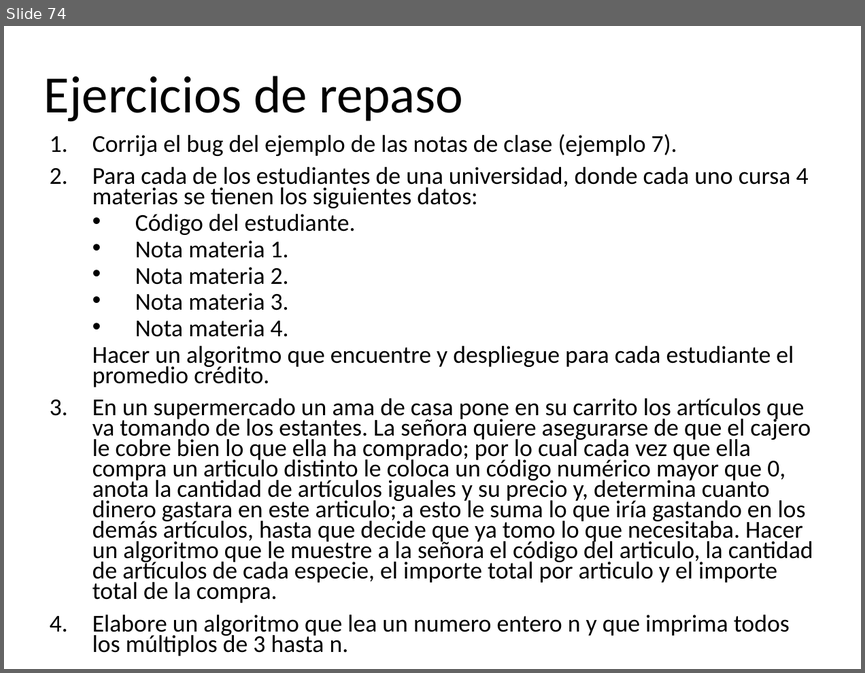
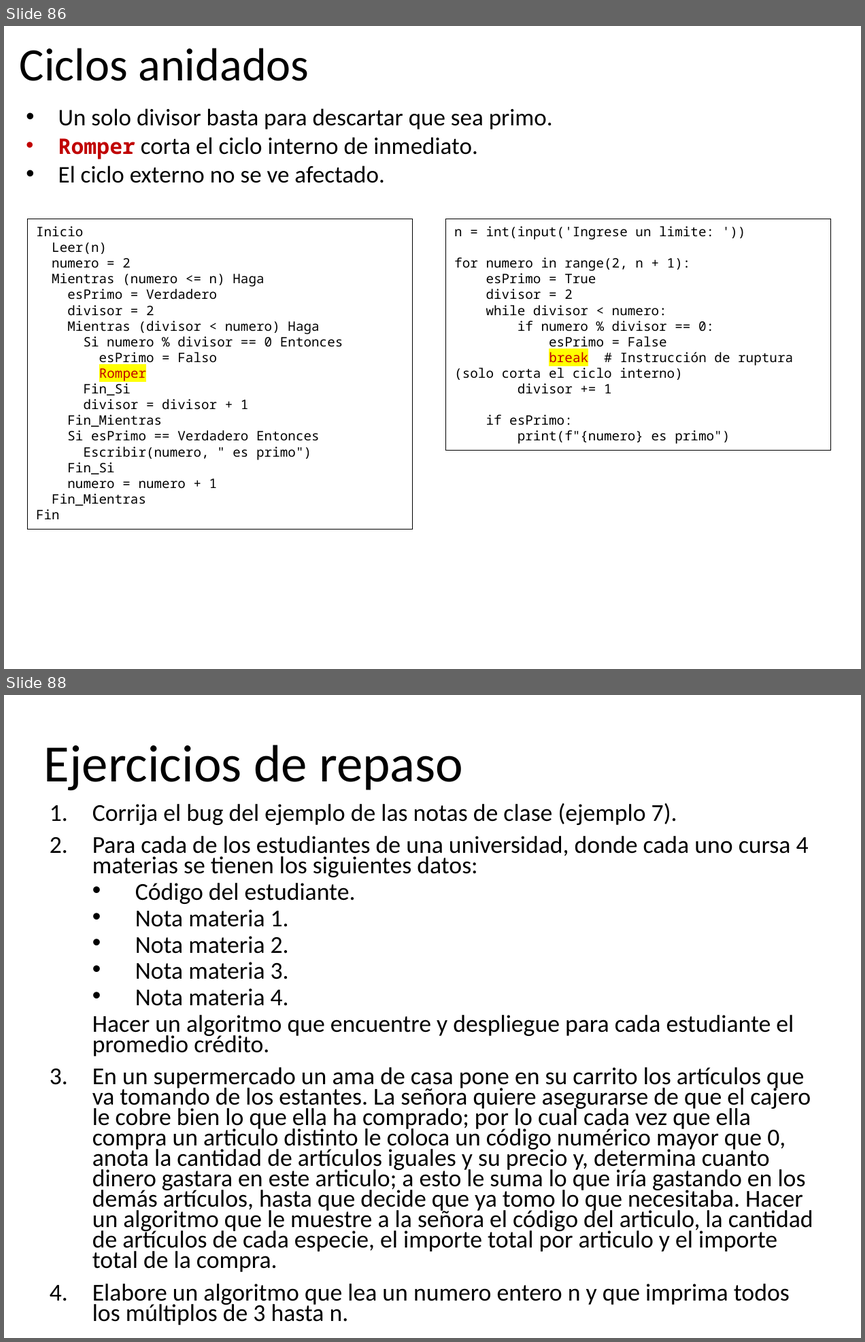
Before and after one commit to algoritmos-UdeA/logica1-20262, a slide deck: clases/7/teoria/clase-07.pptx. Shown one above the other, each under a label of ours: slide 74 before the commit, slides 86 and 88 after it; the slides between them are not shown. The pictures are 865x673 and 865x1342 pixels, drawn with LibreOffice and Linux fonts; fonts in the diff are those of the drawing. Boxes give left, top, right and bottom in pixels: in the first picture for what was removed or moved away, otherwise in the second. Text is boxed around its words. In the diff, an @@ line names an element or a change of style, - is before the commit and + after.

```diff
--- a/clases/7/teoria/clase-07.pptx
+++ b/clases/7/teoria/clase-07.pptx
@@ slide 86 added at (x1=4, y1=26, x2=861, y2=669), background #FFFFFF @@
@@ text added at (x1=20, y1=48, x2=309, y2=81), 39 pt, text #000000 @@
+Ciclos anidados
@@ text added at (x1=58, y1=108, x2=553, y2=183), 20 pt, text #000000 @@
+• Un solo divisor basta para descartar que sea primo.
+• Romper corta el ciclo interno de inmediato.
+• El ciclo externo no se ve afectado.
@@ rectangle added at (x1=28, y1=219, x2=413, y2=529), outline #000000 0.75 pt, 11 pt, text #000000 @@
+Inicio
+Leer(n)
+numero = 2
+Mientras (numero <= n) Haga
+esPrimo = Verdadero
+divisor = 2
+Mientras (divisor < numero) Haga
+Si numero % divisor == 0 Entonces
+esPrimo = Falso
+Romper
+Fin_Si
+divisor = divisor + 1
+Fin_Mientras
+Si esPrimo == Verdadero Entonces
+Escribir(numero, " es primo")
+Fin_Si
+numero = numero + 1
+Fin_Mientras
+Fin
@@ rectangle added at (x1=446, y1=219, x2=831, y2=449), outline #000000 0.75 pt, 11 pt, text #000000 @@
+n = int(input('Ingrese un limite: '))
+for numero in range(2, n + 1):
+esPrimo = True
+divisor = 2
+while divisor < numero:
+if numero % divisor == 0:
+esPrimo = False
+break # Instrucción de ruptura (solo corta el ciclo interno)
+divisor += 1
+if esPrimo:
+print(f"{numero} es primo")
@@ what was slide 74 is now slide 88 @@
```
Also in this commit, not shown: 21 slides changed, 13 other slides added, 13 other files.
